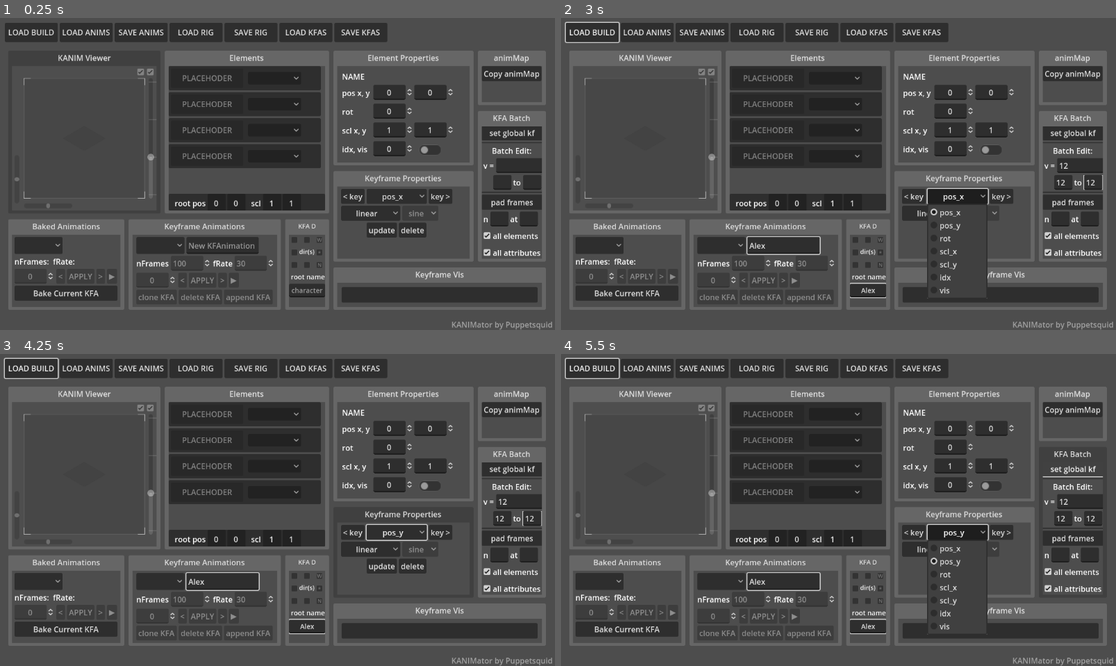
Above: before the commit, frames 1-4 (two rows, left to right).
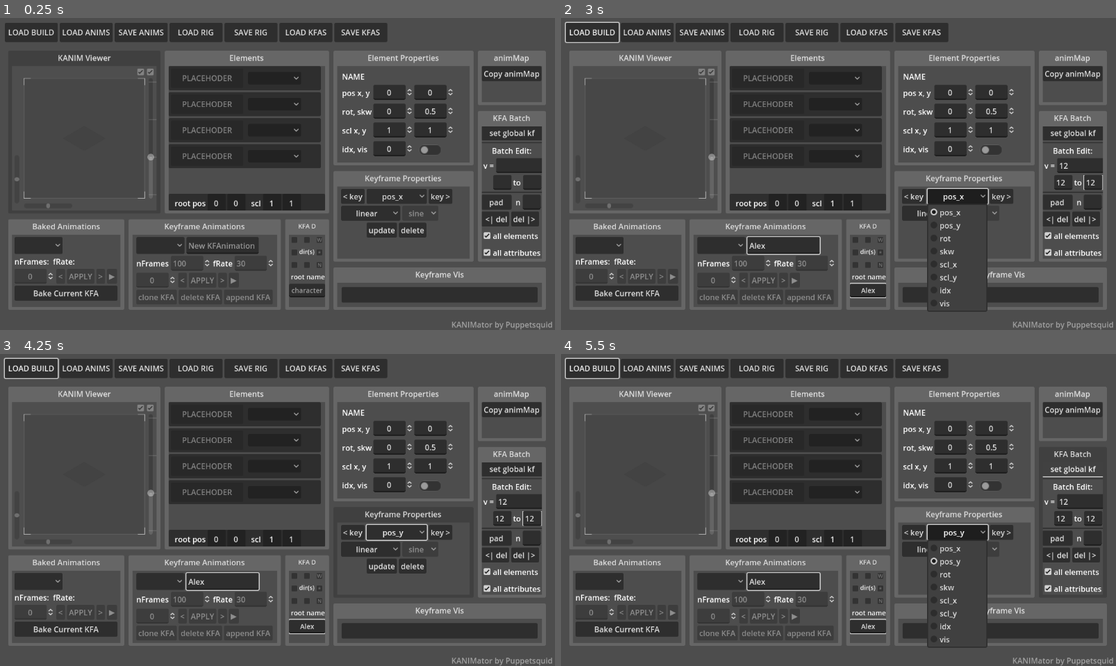
Above: after the commit, the same moments.

Repository: pptsqd/kanimator
Game: Godot game, scene res://base.tscn
Two runs of this game, one before a commit and one after it. Both use one fixed random seed, a clock stepped at 60 frames per second and the inputs below. The engine's default icon, where the game draws it, is replaced by a stand-in: a white triangle on a blue panel in a dark square.
Inputs (mouse positions are in pixels of both pictures, inside the frame that each line leads up to):
- Up to frame 1 (0.25 s): no input
- Up to frame 2 (3 s): click (1082, 164) at 0.52 s; type "12" at 0.6 s; click (1060, 183) at 0.75 s; type "12" at 0.83 s; click (1093, 183) at 0.98 s; type "12" at 1.07 s; click (783, 245) at 1.27 s; type "Alex" at 1.35 s; click (866, 289) at 1.5 s; type "Alex" at 1.58 s; click "LOAD BUILD" at 2 s; click "pos_x" at 2.75 s
- Up to frame 3 (4.25 s): click "update" at 3.5 s
- Up to frame 4 (5.5 s): click "pos_y" at 4.25 s; click "set global kf" at 5 s

The runs differ from the first frame. In frame 1, 0.7% of the frame differs, in the area x 63-98%, y 27-67%; in frame 2, 0.9%, in the area x 63-98%, y 27-94%; in frame 3, 0.7%; in frame 4, 0.9%.

Commit message:
more batch tools
batch tools now op from playhead
added delete before/after
added some saftey checks
included more demo sprites

Diff:
--- a/base.tscn
+++ b/base.tscn
@@ -481,7 +481,7 @@
 offset_top = 5.0
 offset_right = 66.0
 offset_bottom = 28.0
-text = "rot"
+text = "rot, skw"
 
 [node name="spin_rot" type="SpinBox" parent="elemnt_props/element_inspector/VBoxContainer/GridContainer/Control2"]
 unique_name_in_owner = true
@@ -494,6 +494,19 @@
 step = 0.01
 alignment = 1
 custom_arrow_step = 1.0
+
+[node name="spin_skw" type="SpinBox" parent="elemnt_props/element_inspector/VBoxContainer/GridContainer/Control2"]
+unique_name_in_owner = true
+layout_mode = 0
+offset_left = 160.0
+offset_right = 243.063
+offset_bottom = 31.0
+min_value = -1.5
+max_value = 1.5
+step = 0.01
+value = 0.5
+alignment = 1
+custom_arrow_step = 0.01
 
 [node name="Control5" type="Control" parent="elemnt_props/element_inspector/VBoxContainer/GridContainer"]
 custom_minimum_size = Vector2(200, 35)
@@ -814,14 +827,14 @@
 custom_minimum_size = Vector2(0, 2)
 layout_mode = 2
 
-[node name="kfa_pad" type="Button" parent="kfBatchEditor/batch_editor/VBoxContainer"]
-layout_mode = 2
-text = "pad frames"
-
 [node name="HBoxContainer3" type="HBoxContainer" parent="kfBatchEditor/batch_editor/VBoxContainer"]
 clip_contents = true
 layout_mode = 2
 
+[node name="kfa_pad" type="Button" parent="kfBatchEditor/batch_editor/VBoxContainer/HBoxContainer3"]
+layout_mode = 2
+text = "   pad   "
+
 [node name="Label2" type="Label" parent="kfBatchEditor/batch_editor/VBoxContainer/HBoxContainer3"]
 layout_mode = 2
 text = " n"
@@ -833,14 +846,30 @@
 theme_override_constants/minimum_character_width = 2
 
 [node name="Label" type="Label" parent="kfBatchEditor/batch_editor/VBoxContainer/HBoxContainer3"]
+visible = false
 layout_mode = 2
 text = "at"
 
 [node name="kfa_pad_at" type="LineEdit" parent="kfBatchEditor/batch_editor/VBoxContainer/HBoxContainer3"]
 unique_name_in_owner = true
+visible = false
 layout_mode = 2
 size_flags_horizontal = 9
 theme_override_constants/minimum_character_width = 2
+
+[node name="HBoxContainer4" type="HBoxContainer" parent="kfBatchEditor/batch_editor/VBoxContainer"]
+clip_contents = true
+layout_mode = 2
+
+[node name="kfa_del_before" type="Button" parent="kfBatchEditor/batch_editor/VBoxContainer/HBoxContainer4"]
+layout_mode = 2
+focus_mode = 0
+text = " <| del"
+
+[node name="kfa_del_after" type="Button" parent="kfBatchEditor/batch_editor/VBoxContainer/HBoxContainer4"]
+layout_mode = 2
+focus_mode = 0
+text = "del |> "
 
 [node name="kfa_pad_all" type="CheckBox" parent="kfBatchEditor/batch_editor/VBoxContainer"]
 unique_name_in_owner = true
@@ -1453,6 +1482,7 @@
 [connection signal="value_changed" from="elemnt_props/element_inspector/VBoxContainer/GridContainer/Control/spin_pos_x" to="elemnt_props/element_inspector" method="_on_spin_pos_x_value_changed"]
 [connection signal="value_changed" from="elemnt_props/element_inspector/VBoxContainer/GridContainer/Control/spin_pos_y" to="elemnt_props/element_inspector" method="_on_spin_pos_y_value_changed"]
 [connection signal="value_changed" from="elemnt_props/element_inspector/VBoxContainer/GridContainer/Control2/spin_rot" to="elemnt_props/element_inspector" method="_on_spin_rot_value_changed"]
+[connection signal="value_changed" from="elemnt_props/element_inspector/VBoxContainer/GridContainer/Control2/spin_skw" to="elemnt_props/element_inspector" method="_on_spin_skw_value_changed"]
 [connection signal="value_changed" from="elemnt_props/element_inspector/VBoxContainer/GridContainer/Control5/spin_sclx" to="elemnt_props/element_inspector" method="_on_spin_scl_value_changed"]
 [connection signal="value_changed" from="elemnt_props/element_inspector/VBoxContainer/GridContainer/Control5/spin_scly" to="elemnt_props/element_inspector" method="_on_spin_scl_value_changed"]
 [connection signal="value_changed" from="elemnt_props/element_inspector/VBoxContainer/GridContainer/Control3/spin_idx" to="elemnt_props/element_inspector" method="_on_spin_idx_value_changed"]
@@ -1465,7 +1495,9 @@
 [connection signal="pressed" from="keyframe_attrs/keyframe_inspector/VBoxContainer/HBoxContainer2/kf_delete" to="keyframe_attrs/keyframe_inspector" method="_on_kf_delete_pressed"]
 [connection signal="pressed" from="kfBatchEditor/batch_editor/VBoxContainer/set_global_kf" to="keyframesEditor/keyframes_master" method="_on_set_global_kf_pressed"]
 [connection signal="text_submitted" from="kfBatchEditor/batch_editor/VBoxContainer/HBoxContainer2/kfa_batchEdit" to="kfBatchEditor/batch_editor" method="_on_kfa_batch_edit_text_submitted"]
-[connection signal="pressed" from="kfBatchEditor/batch_editor/VBoxContainer/kfa_pad" to="kfBatchEditor/batch_editor" method="_on_kfa_pad_pressed"]
+[connection signal="pressed" from="kfBatchEditor/batch_editor/VBoxContainer/HBoxContainer3/kfa_pad" to="kfBatchEditor/batch_editor" method="_on_kfa_pad_pressed"]
+[connection signal="pressed" from="kfBatchEditor/batch_editor/VBoxContainer/HBoxContainer4/kfa_del_before" to="kfBatchEditor/batch_editor" method="_on_kfa_del_before_pressed"]
+[connection signal="pressed" from="kfBatchEditor/batch_editor/VBoxContainer/HBoxContainer4/kfa_del_after" to="kfBatchEditor/batch_editor" method="_on_kfa_del_after_pressed"]
 [connection signal="item_selected" from="animationsEditor/animation_master/VBoxContainer/HBoxContainer3/OptionButton" to="animationsEditor/animation_master" method="_on_baked_anim_selected"]
 [connection signal="pressed" from="animationsEditor/animation_master/VBoxContainer/kf_controls/baked_bwd" to="animationsEditor/animation_master" method="_on_baked_bwd_pressed"]
 [connection signal="pressed" from="animationsEditor/animation_master/VBoxContainer/kf_controls/bkd_Apply" to="animationsEditor/animation_master" method="_on_apply_pressed"]
--- a/scripts/GAME.gd
+++ b/scripts/GAME.gd
@@ -20,7 +20,7 @@
 
 const blend_types = ["linear", "ease_in_out", "ease_in", "ease_out", "stepped"]
 const ease_types = ["sine", "cubic", "circ", "quart", "quint"]
-const attr_types = ["pos_x", "pos_y", "rot", "scl_x", "scl_y", "idx", "vis"]
+const attr_types = ["pos_x", "pos_y", "rot", "skw", "scl_x", "scl_y", "idx", "vis"]
 var current_focus_attr = "pos_x"
 
 const default_dirs = {"N":false, "NE":false, "E":false, "SE":false, "S":false, "SW":false, "W":false, "NW":false}
--- a/scripts/animation_master.gd
+++ b/scripts/animation_master.gd
@@ -286,10 +286,16 @@
 	if dir_list.size() == 0: #bake the exact name if there's no dirs
 		GAME.animation_data[bake_name] = bake_result
 	else:
+		#for dir in dir_list:
+			#var bake_name_dir = bake_name + "_" + dir + "_" #the trailing _ isnt always there idk if it's needed
+			#GAME.animation_data[bake_name_dir] = bake_result.duplicate(true)
+			#GAME.animation_data[bake_name_dir]["name"] = bake_name_dir
+
+		var bake_name_dir = bake_name.get_slice("~",0) + "_" #this ver would make a single anim instead of one each, idk if it's better
 		for dir in dir_list:
-			var bake_name_dir = bake_name + "_" + dir + "_" #the trailing _ isnt always there idk if it's needed
-			GAME.animation_data[bake_name_dir] = bake_result.duplicate(true)
-			GAME.animation_data[bake_name_dir]["name"] = bake_name_dir
+			bake_name_dir = bake_name_dir + dir + "_" #the trailing _ isnt always there idk if it's needed
+		GAME.animation_data[bake_name_dir] = bake_result.duplicate(true)
+		GAME.animation_data[bake_name_dir]["name"] = bake_name_dir
 
 func _process(delta):
 	if baking:
--- a/scripts/batch_editor.gd
+++ b/scripts/batch_editor.gd
@@ -51,14 +51,60 @@
 		varlist = GAME.attr_types
 	for node_name in list:
 		for attr_name in varlist:
-			if kfa_data and kfa_data[anim_name] and kfa_data[anim_name][node_name] and kfa_data[anim_name][node_name][attr_name]:
+			if kfa_data and kfa_data.has(anim_name) and kfa_data[anim_name].has(node_name) and kfa_data[anim_name][node_name].has(attr_name):
 				var from = kfa_data[anim_name]["numframes"]+200 # this is for saftey
 				for i in range(from, at, -1):
 					if kfa_data[anim_name][node_name][attr_name].has(i):
 						kfa_data[anim_name][node_name][attr_name][i+num] = kfa_data[anim_name][node_name][attr_name][i]
 						kfa_data[anim_name][node_name][attr_name].erase(i)
 
+func erase_after(data):
+	var at = int(data.at)
+	var kfa_data = GAME.keyframe_data
+	var anim_name = GAME.current_keyframe_animname
+	var list = [GAME.element_inspector.current_target.name]
+	var varlist = [GAME.element_inspector.current_target.name]
+	if data.all:
+		list = []
+		for element in GAME.build_holder.build_nodes:
+			list.append(element.name)
+	if data.all_vars:
+		varlist = GAME.attr_types
+	for node_name in list:
+		for attr_name in varlist:
+			if kfa_data and kfa_data.has(anim_name) and kfa_data[anim_name].has(node_name) and kfa_data[anim_name][node_name].has(attr_name):
+				var from = kfa_data[anim_name]["numframes"]+200 # this is for saftey
+				for i in range(from, at, -1):
+					if kfa_data[anim_name][node_name][attr_name].has(i):
+						kfa_data[anim_name][node_name][attr_name].erase(i)
+func erase_before(data):
+	var at = int(data.at)
+	var kfa_data = GAME.keyframe_data
+	var anim_name = GAME.current_keyframe_animname
+	var list = [GAME.element_inspector.current_target.name]
+	var varlist = [GAME.element_inspector.current_target.name]
+	if data.all:
+		list = []
+		for element in GAME.build_holder.build_nodes:
+			list.append(element.name)
+	if data.all_vars:
+		varlist = GAME.attr_types
+	for node_name in list:
+		for attr_name in varlist:
+			if kfa_data and kfa_data.has(anim_name) and kfa_data[anim_name].has(node_name) and kfa_data[anim_name][node_name].has(attr_name):
+				var from = -200 # this is for saftey
+				for i in range(from, at, 1):
+					if kfa_data[anim_name][node_name][attr_name].has(i):
+						kfa_data[anim_name][node_name][attr_name].erase(i)
 
 func _on_kfa_pad_pressed():
-	if kfa_pad_at.text and kfa_pad_num.text:
-		insert_time({"at" : kfa_pad_at.text, "num" : kfa_pad_num.text, "all" : kfa_pad_all.button_pressed, "all_vars" : %kfa_pad_vars.button_pressed})
+	if  kfa_pad_num.text:
+		insert_time({"at" : GAME.keyframes_master.current_kfa_frame, "num" : kfa_pad_num.text, "all" : kfa_pad_all.button_pressed, "all_vars" : %kfa_pad_vars.button_pressed})
+
+
+func _on_kfa_del_before_pressed():
+	erase_before({"at" : GAME.keyframes_master.current_kfa_frame, "all" : kfa_pad_all.button_pressed, "all_vars" : %kfa_pad_vars.button_pressed})
+
+
+func _on_kfa_del_after_pressed():
+	erase_after({"at" : GAME.keyframes_master.current_kfa_frame, "all" : kfa_pad_all.button_pressed, "all_vars" : %kfa_pad_vars.button_pressed})
--- a/scripts/element_inspector.gd
+++ b/scripts/element_inspector.gd
@@ -7,6 +7,7 @@
 @onready var spin_scl_x = %spin_sclx
 @onready var spin_scl_y = %spin_scly
 @onready var spin_idx = %spin_idx
+@onready var spin_skw = %spin_skw
 @onready var chk_vis = %chk_vis
 @onready var parent_selector : OptionButton = %parentselector
 var current_target : KANIMSprite
@@ -38,6 +39,7 @@
 		spin_pos_x.set_value_no_signal(current_target.position.x)
 		spin_pos_y.set_value_no_signal(-current_target.position.y)
 		spin_rot.set_value_no_signal(current_target.rotation_degrees)
+		spin_skw.set_value_no_signal(current_target.skew)
 		spin_scl_x.set_value_no_signal(current_target.scale.x)
 		spin_scl_y.set_value_no_signal(current_target.scale.y)
 		spin_idx.set_value_no_signal(current_target.frame)
@@ -70,3 +72,8 @@
 func _on_chk_vis_toggled(toggled_on):
 	if is_instance_valid(current_target):
 		current_target.set_sprite_vis(toggled_on)
+
+
+func _on_spin_skw_value_changed(value):
+	if is_instance_valid(current_target):
+		current_target.skew = value
--- a/scripts/kanim_sprite.gd
+++ b/scripts/kanim_sprite.gd
@@ -41,6 +41,9 @@
 	animated_sprite.position = offset
 	return true
 
+
+
+
 func set_transforms_worldspace(frame_data):
 	#this updated version of set_transforms will ignore parenting information, allowing us to load existing anims onto rigs
 	var temp_transform = Transform2D(
@@ -50,6 +53,15 @@
 	)
 	global_transform = temp_transform  # since the scene is rendered through rendercam I don't need to do clever stuff!
 	set_frame(frame_data.frame)
+	#oh no i regret saying I dont need to do clever stuff...
+	if false and scale.y < 0 and (rotation_degrees > 90 or rotation_degrees < -90):
+		#turns out you can't -1*scaleX in transforms, so i'm gonna brute force it back into place here!
+		scale.y *= -1
+		scale.x *=-1
+		rotation_degrees -= 180
+		var offset_dir = Vector2.from_angle(-rotation)
+		offset_dir = Vector2(offset_dir.y,offset_dir.x).normalized()
+		position -= offset_dir * (float(frames_info[frame].y))
 
 func propagate_baked_world(frame_data, its):
 	var itsnew = its - 1
@@ -109,6 +121,8 @@
 			position.y = GAME.keyframes_master.get_kfa_data(name, "pos_y", frame_num)
 		if GAME.keyframe_data[anim_name][name].has("rot"):
 			rotation_degrees = GAME.keyframes_master.get_kfa_data(name, "rot", frame_num)
+		if GAME.keyframe_data[anim_name][name].has("skw"):
+			skew = GAME.keyframes_master.get_kfa_data(name, "skw", frame_num)
 		if GAME.keyframe_data[anim_name][name].has("scl_x"):
 			scale.x = GAME.keyframes_master.get_kfa_data(name, "scl_x", frame_num)
 		else:
--- a/scripts/keyframe_master.gd
+++ b/scripts/keyframe_master.gd
@@ -92,7 +92,7 @@
 func create_keyframe_basis(node_name, animname):
 	if not GAME.keyframe_data[animname].has(node_name):
 		GAME.keyframe_data[animname][node_name] = {}
-	var poss_keys = ["pos_x", "pos_y", "rot", "scl_x", "scl_y", "idx", "vis"]
+	var poss_keys = GAME.attr_types
 	for attr_name in poss_keys:
 		if not GAME.keyframe_data[animname][node_name].has(attr_name):
 			GAME.keyframe_data[animname][node_name][attr_name] = {}
@@ -161,6 +161,8 @@
 	if str(blend_type) == "delete":
 		GAME.keyframe_data[GAME.current_keyframe_animname][node_name][attr_name].erase(key_num)
 	else:
+		if not GAME.keyframe_data[GAME.current_keyframe_animname][node_name].has(attr_name):
+			GAME.keyframe_data[GAME.current_keyframe_animname][node_name][attr_name] = {}
 		GAME.keyframe_data[GAME.current_keyframe_animname][node_name][attr_name][int(key_num)] = {"value" : key_data, "blend" : blend_type}
 
 func set_keyframe(data):
@@ -175,6 +177,8 @@
 		edit_keyframe(node_name, "pos_y", node.position.y, data.pos_y, key_num)
 	if data.has("rot"):
 		edit_keyframe(node_name, "rot", node.rotation_degrees, data.rot, key_num)
+	if data.has("skw"):
+		edit_keyframe(node_name, "skw", node.skew, data.skw, key_num)
 	if data.has("scl_x"):
 		edit_keyframe(node_name, "scl_x", node.scale.x, data.scl_x, key_num)
 	if data.has("scl_y"):
@@ -187,7 +191,7 @@
 
 func _on_set_global_kf_pressed():
 	for node in GAME.build_holder.build_nodes:
-		set_keyframe({"node_name" : node.name, "pos_x" : 0, "pos_y" : 0, "rot" : 0, "scl_x" : 0, "scl_y" : 0, "idx" : 0, "vis" : 0})
+		set_keyframe({"node_name" : node.name, "pos_x" : 0, "pos_y" : 0, "rot" : 0, "skw" : 0, "scl_x" : 0, "scl_y" : 0, "idx" : 0, "vis" : 0})
 	#print(GAME.keyframe_data)
 
 
--- a/scripts/visualiser.gd
+++ b/scripts/visualiser.gd
@@ -75,6 +75,10 @@
 		bounds_high = 2
 		bounds_low = -2
 		bounds_size = 4
+	elif  attribute == "skw":
+		bounds_high = .1
+		bounds_low = -.1
+		bounds_size = .2
 	elif attribute == "vis":
 		bounds_high = 1.5
 		bounds_low = -0.5
Not shown, added: demo/amongus_sprites/animation.xml
Binary file added: demo/amongus_sprites/backpack_00.png
Not shown, added: demo/amongus_sprites/backpack_00.png.import
Binary file added: demo/amongus_sprites/body_01.png
Not shown, added: demo/amongus_sprites/body_01.png.import
Binary file added: demo/amongus_sprites/body_dragged.png
Not shown, added: demo/amongus_sprites/body_dragged.png.import
Binary file added: demo/amongus_sprites/body_jump.png
Not shown, added: demo/amongus_sprites/body_jump.png.import
Binary file added: demo/amongus_sprites/body_knees.png
Not shown, added: demo/amongus_sprites/body_knees.png.import
Binary file added: demo/amongus_sprites/body_run_R_00.png
(and 58 more such lines)
